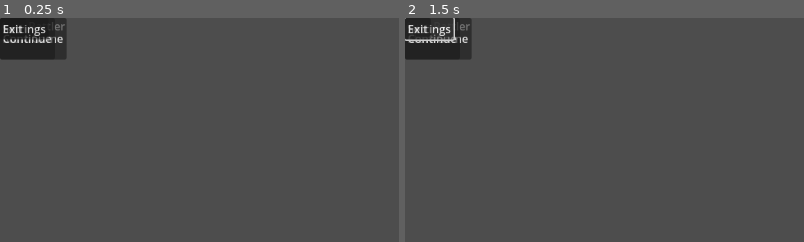
Above: before the commit, frames 1-2 (left to right).
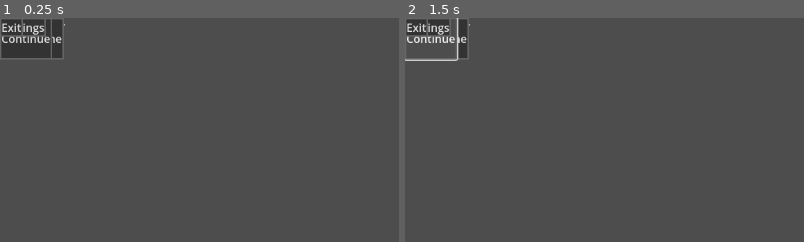
Above: after the commit, the same moments.

Repository: sxfoster/auto-battler
Game: Godot game, scene res://scenes/MainMenu.tscn
Two runs of this game, one before a commit and one after it. Both use one fixed random seed, a clock stepped at 60 frames per second and the inputs below.
Inputs:
- Up to frame 1 (0.25 s): no input
- Up to frame 2 (1.5 s): click "Start Game" at 0.5 s; click "Start Game" at 1.25 s
The pictures show only the part of the screen within x 0-50%, y 0-50%; the shares and areas given below are measured in that part.

The runs differ from the first frame. In frame 1, 1.4% of the frame differs, in the area x 0-17%, y 0-19%; in frame 2, 2.4%, in the area x 0-17%, y 0-20%.

Commit message:
Update MainMenu scene structure

Diff:
--- a/auto-battler/scenes/MainMenu.tscn
+++ b/auto-battler/scenes/MainMenu.tscn
@@ -1,11 +1,19 @@
-[gd_scene load_steps=2 format=3]
+[gd_scene load_steps=3 format=3]
 
 [ext_resource type="Script" path="res://scripts/ui/MainMenu.gd" id="1"]
+[ext_resource type="Theme" path="res://ui/GameTheme.tres" id="2"]
 
 [node name="MainMenu" type="Control"]
 anchor_right = 1.0
 anchor_bottom = 1.0
+theme = ExtResource("2")
 script = ExtResource("1")
+
+[node name="Background" type="TextureRect" parent="."]
+anchor_right = 1.0
+anchor_bottom = 1.0
+expand = true
+stretch_mode = 7
 
 [node name="ContentMargin" type="MarginContainer" parent="."]
 anchor_right = 1.0
@@ -24,9 +32,10 @@
 [node name="TitleLabel" type="Label" parent="MainVBox"]
 text = "Auto Battler"
 horizontal_alignment = 1
+vertical_alignment = 1
 
 [node name="ButtonsVBox" type="VBoxContainer" parent="MainVBox"]
-size_flags_horizontal = 2
+size_flags_horizontal = 3
 size_flags_vertical = 0
 separation = 10
 
